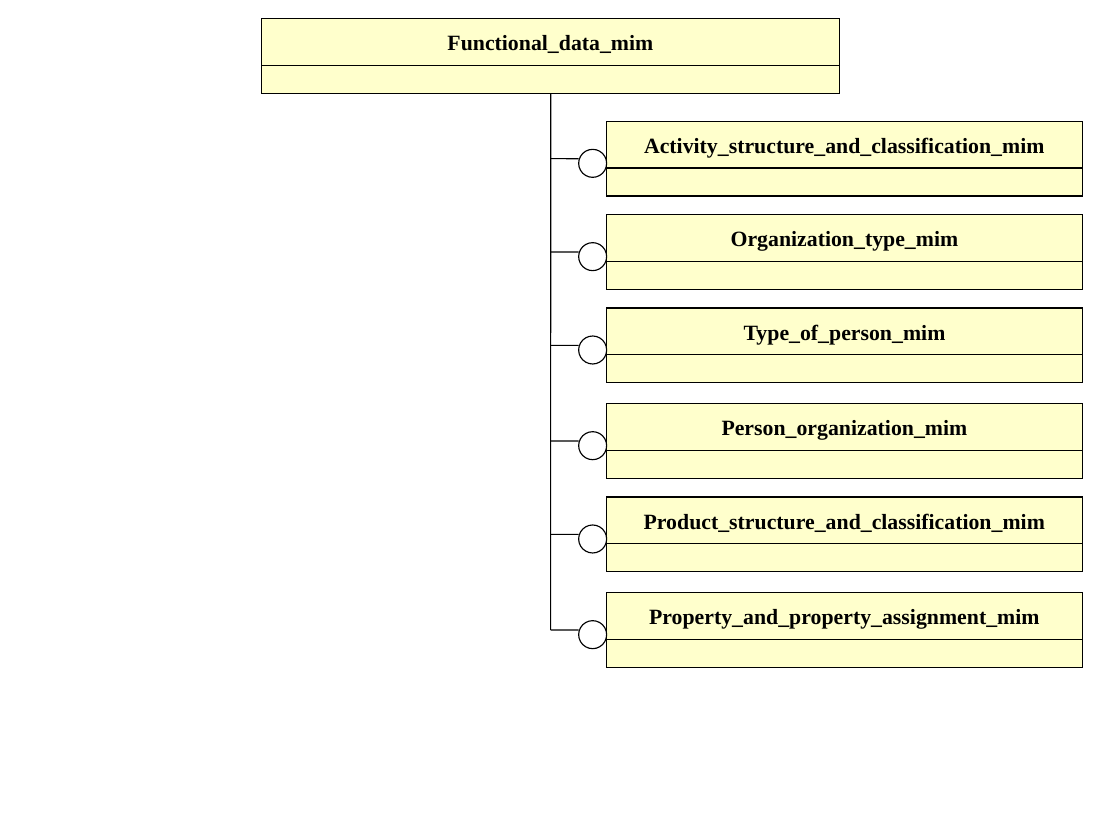
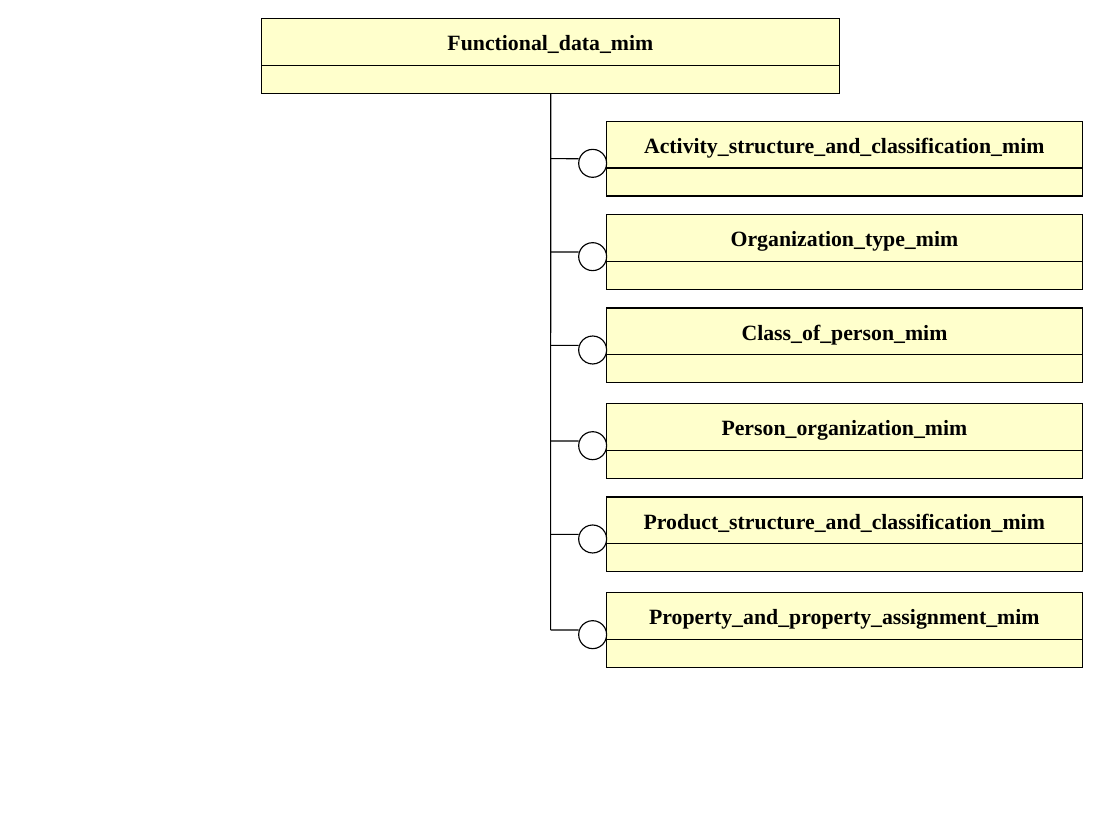
Before and after one commit to starseeker/stepmod_mirror, a slide deck: slide 7 of data/modules/functional_data/functional_data.ppt. Drawn at 1120x840 pixels with LibreOffice and Linux fonts; fonts in the diff are those of the drawing. Boxes give left, top, right and bottom in pixels: in the first picture for what was removed or moved away, otherwise in the second. Text is boxed around its words. In the diff, an @@ line names an element or a change of style, - is before the commit and + after.

Commit message:
adding class_of_person

```diff
--- a/data/modules/functional_data/functional_data.ppt
+++ b/data/modules/functional_data/functional_data.ppt
@@ text in rectangle at <box>742,324,948,345</box>: text changed @@
-Type_of_person_mim
+Class_of_person_mim
```
Also in this commit, not shown: 3 other slides changed, 21 other files.
